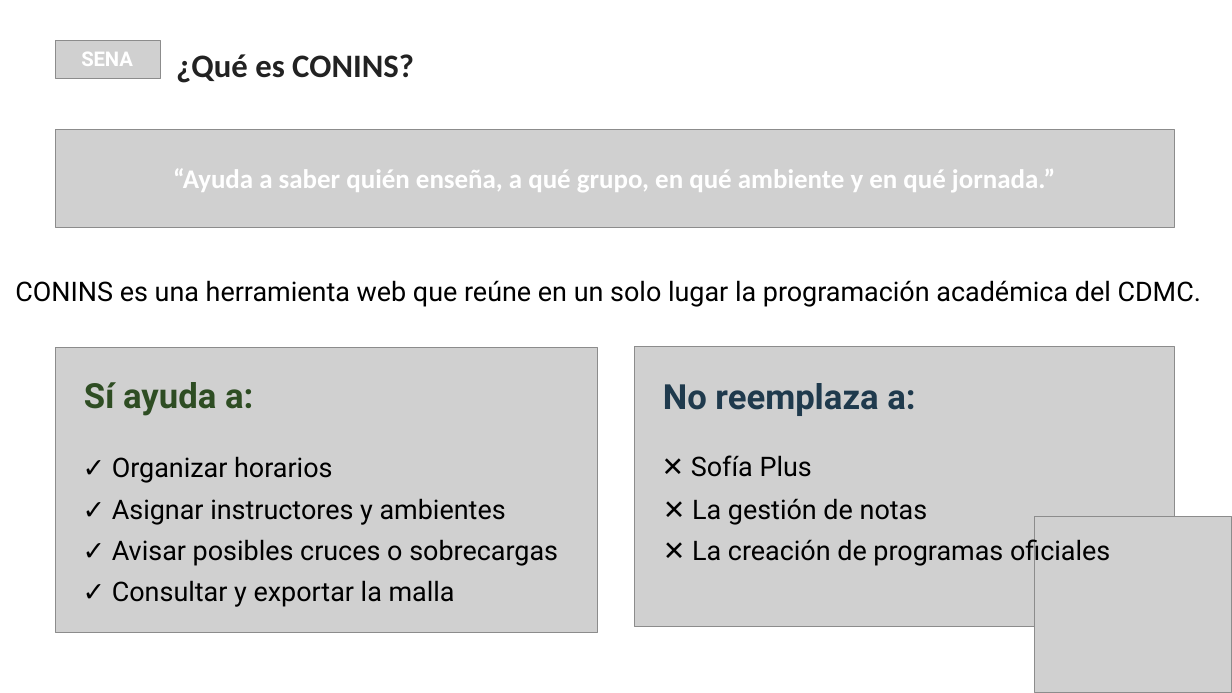
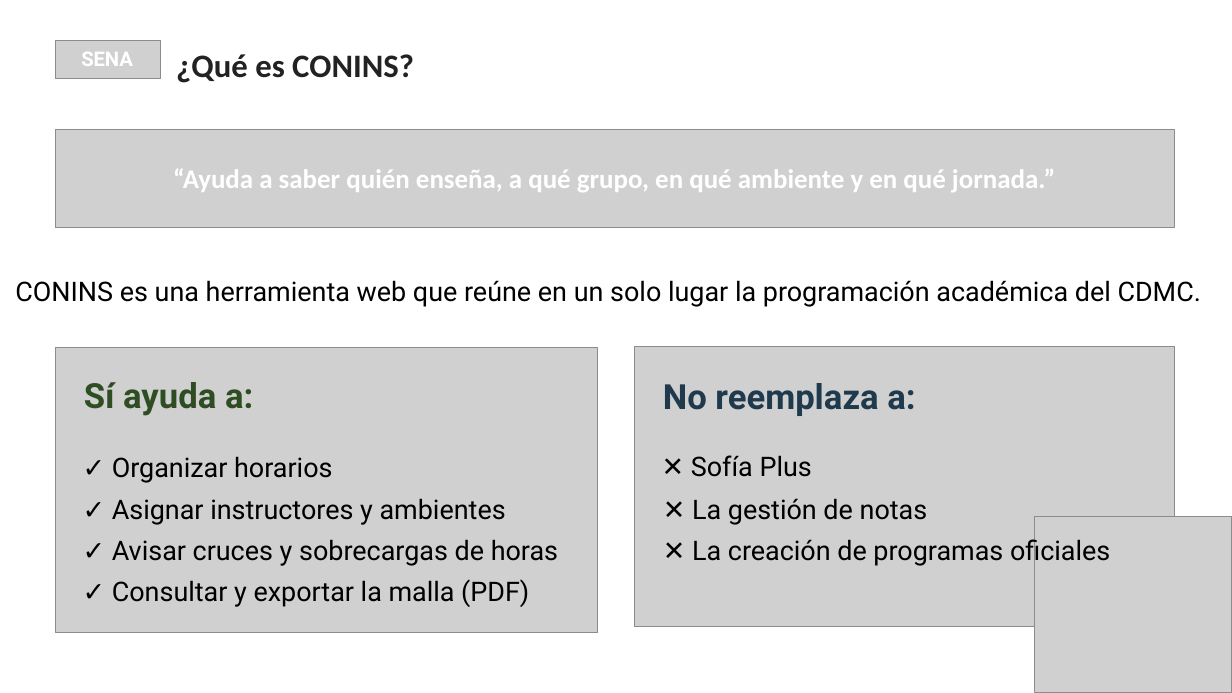
Before and after one commit to DarkerJB/CONINS_PROJECT_Control_Instructores_SENA, a slide deck: slide 2 of docs/ConIns_ERS_Y_Relevantes/CONINS - Contexto general del proyecto.pptx. Drawn at 1232x693 pixels with LibreOffice and Linux fonts; fonts in the diff are those of the drawing; grey boxes stand for pictures; background and template pictures are left out. Boxes give left, top, right and bottom in pixels: in the first picture for what was removed or moved away, otherwise in the second. Text is boxed around its words. In the diff, an @@ line names an element or a change of style, - is before the commit and + after.

```diff
--- a/docs/ConIns_ERS_Y_Relevantes/CONINS - Contexto general del proyecto.pptx
+++ b/docs/ConIns_ERS_Y_Relevantes/CONINS - Contexto general del proyecto.pptx
@@ text at (112, 539, 558, 566): text changed @@
-✓ Avisar posibles cruces o sobrecargas
+✓ Avisar cruces y sobrecargas de horas
@@ text at (112, 580, 529, 607): text changed @@
-✓ Consultar y exportar la malla
+✓ Consultar y exportar la malla (PDF)
```
Also in this commit, not shown: 3 other slides changed, 1 slide added, 34 other files.
